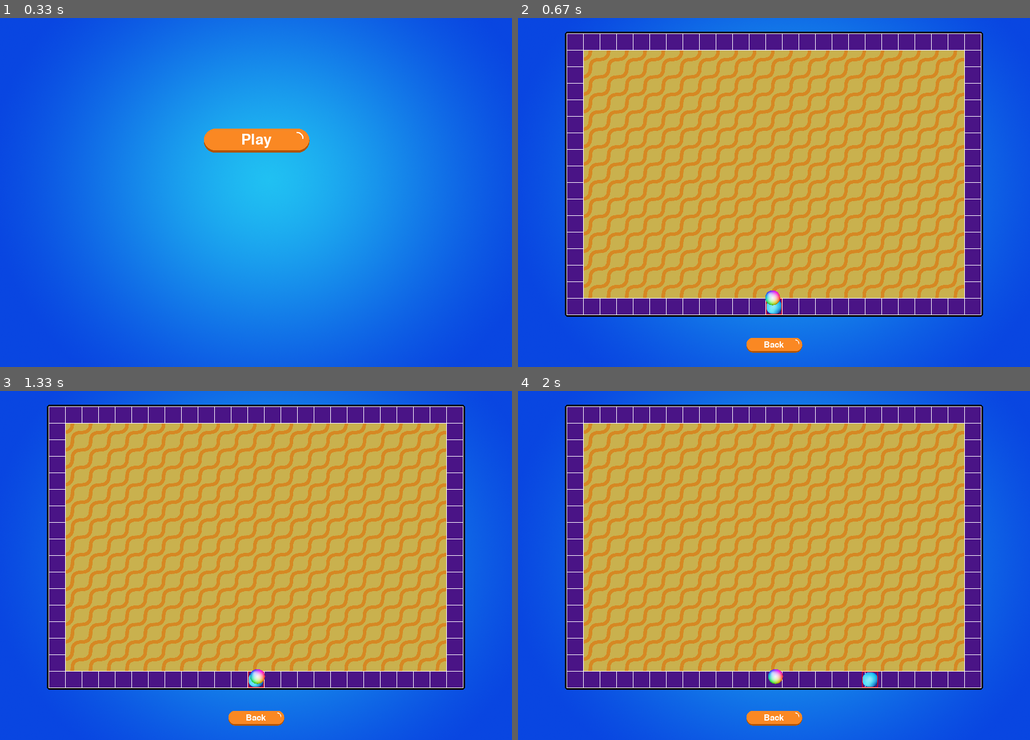
Above: before the commit, frames 1-4 (two rows, left to right).
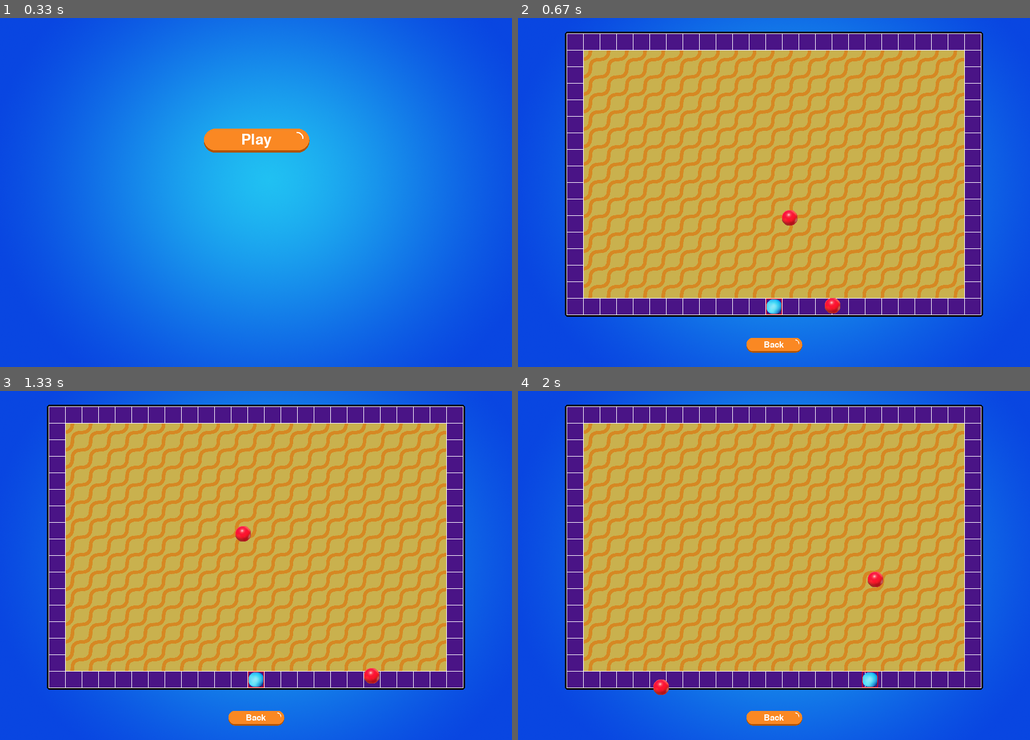
Above: after the commit, the same moments.

Repository: YoniPony1/occupy-game
Game: pygame game, started from game.py
Same seed, same stepped clock (60 frames per second), same inputs: the game is played once before the commit and once after it.
Inputs:
- Up to frame 1 (0.33 s): no input
- Up to frame 2 (0.67 s): click "Play" at 0.38 s
- Up to frame 3 (1.33 s): click "Back" at 0.72 s; click "Play" at 1.22 s
- Up to frame 4 (2 s): hold Right 1.5-1.97 s

Frame 1 is identical in both runs. In frame 2, 0.3% of the frame differs, in the area x 48-63%, y 54-85%; in frame 3, 0.3%; in frame 4, 0.3%, in the area x 26-72%, y 51-88%.

Commit message:
obsitacles balls
balls momvent is working

Diff:
--- a/game.py
+++ b/game.py
@@ -46,19 +46,23 @@
         (x, y) = self.image_rect.center
         dest_x, dest_y= x+self.speed*self.direction[0], y+self.speed*self.direction[1]
         # checks if ball hits the wall
-        in_area = []
+        hit_down, hit_up, hit_left, hit_right = False, False, False, False
         for area in game.field:
-            if area[2] >= dest_x >= (area[0] - self.image_rect[2]) and \
-                    area[3] >= dest_y >= (area[1] - self.image_rect[3]):
-                in_area.append(True)
-            else:
-                in_area.append(False)
-        if all(in_area):
-            self.image_rect.center = (dest_x, dest_y)
-
-
-
-
+            if area[3] <= dest_y and area[0] <= dest_x <= area[2]:
+                hit_down = True
+            if area[1] >= dest_y and area[0] <= dest_x <= area[2]:
+                hit_up = True
+            if area[2] <= dest_x and area[1] <= dest_y <= area[3]:
+                hit_right = True
+            if area[0] >= dest_x and area[1] <= dest_y <= area[3]:
+                hit_left = True
+
+        if hit_down or hit_up:
+            self.direction[1] *= -1
+        if hit_right or hit_left:
+            self.direction[0] *= -1
+
+        self.image_rect.center = (dest_x, dest_y)
 
 
 # main game class
@@ -87,15 +91,13 @@
         # images
         self.background = pygame.transform.scale(pygame.image.load("Background2.png"), (self.window_width, self.window_height))
         self.button = pygame.image.load("orange_button.png")
-        self.ball = pygame.image.load("ball4.png")
-
-        ball1_size = round(0.8 * self.max_width / 25) - 1
-        self.ball1 = Ball(self.ball, (ball1_size, ball1_size), (400, 400), (0.5, 1), 10)
+        self.ball = pygame.image.load("ball5.png")
 
         # vars
         self.board_area = []
         self.player_drawn = False
         self.field_init = False
+        self.ball_init = False
         self.p_velocity = 0.2*round(0.8*self.max_width/25)
         self.in_field = False
         self.field = []
@@ -157,9 +159,22 @@
         pygame.draw.rect(self.window, "red", self.player_rect, 1)
 
         # back button
-        back_button = Button("Back", "white", self.small_font, 0.5*self.max_width+self.max_width_start, board_y+1.09*outline_height, self.button, 0.2*outline_height, 0.06*outline_height)
-        back_button.draw()
-        if back_button.clicked():
+        self.back_button = Button("Back", "white", self.small_font, 0.5*self.max_width+self.max_width_start, board_y+1.09*outline_height, self.button, 0.2*outline_height, 0.06*outline_height)
+        self.back_button.draw()
+
+    def balls(self):
+        ball1_size = round(0.8 * self.max_width / 25) - 1
+        if not self.ball_init:
+            self.ball1 = Ball(self.ball, (ball1_size, ball1_size), (400, 200), [0.5, 1], 10)
+            self.ball2 = Ball(self.ball, (ball1_size, ball1_size), (700, 500), [-1, -0.35], 10)
+            self.ball_init = True
+        self.ball1.draw()
+        self.ball2.draw()
+        self.ball1.move()
+        self.ball2.move()
+
+    def back_button_clicked(self):
+        if self.back_button.clicked():
             self.main_menu = True
             self.game = False
             # reset vars
@@ -168,6 +183,7 @@
             self.field = []
             self.points = []
             self.field_init = False
+            self.ball_init = False
 
     def draw_main_menu(self):
         play_btn = Button("Play", "white", self.big_font, 0.5*self.max_width+self.max_width_start, 0.35*self.window_height, self.button, 0.212*self.max_width, 0.055*self.max_width)
@@ -254,12 +270,11 @@
         print(self.points)
 
     def draw_lines(self):
-        pygame.draw.line(self.window, "white", self.player_rect.center, self.points[-1], 10)
-
-        for i in range(len(self.points)-1):
-            line = pygame.draw.line(self.window, "white", self.points[i], self.points[i+1], 10)
-            pass
-        pygame.display.update()
+        if self.in_field:
+            pygame.draw.line(self.window, "white", self.player_rect.center, self.points[-1], 10)
+
+            for i in range(len(self.points)-1):
+                pygame.draw.line(self.window, "white", self.points[i], self.points[i+1], 10)
 
     def main_loop(self):
         run = True
@@ -271,13 +286,11 @@
             self.window.blit(self.background, (0, 0))
             if self.main_menu:
                 self.draw_main_menu()
-            else:
+            elif self.game:
                 self.draw_board()
-                if self.in_field:
-                    self.draw_lines()
-
-                self.ball1.draw()
-                self.ball1.move()
+                self.draw_lines()
+                self.balls()
+                self.back_button_clicked()
             pygame.display.update()
 
             #  game arrow keys input
Binary file added: ball5.png
